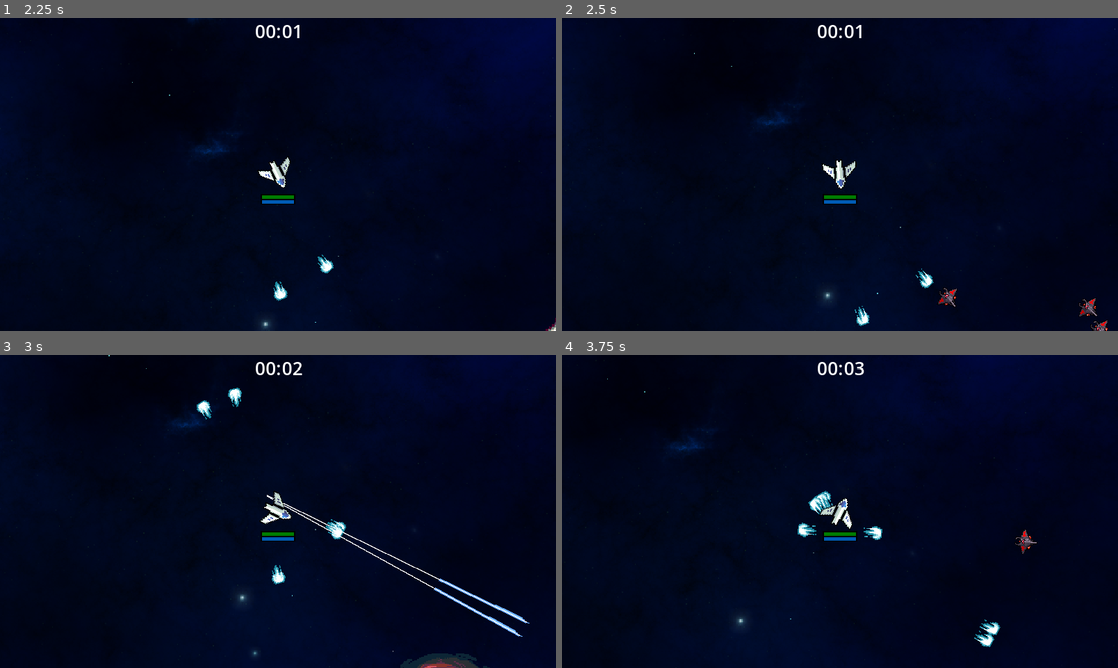
Above: before the commit, frames 1-4 (two rows, left to right).
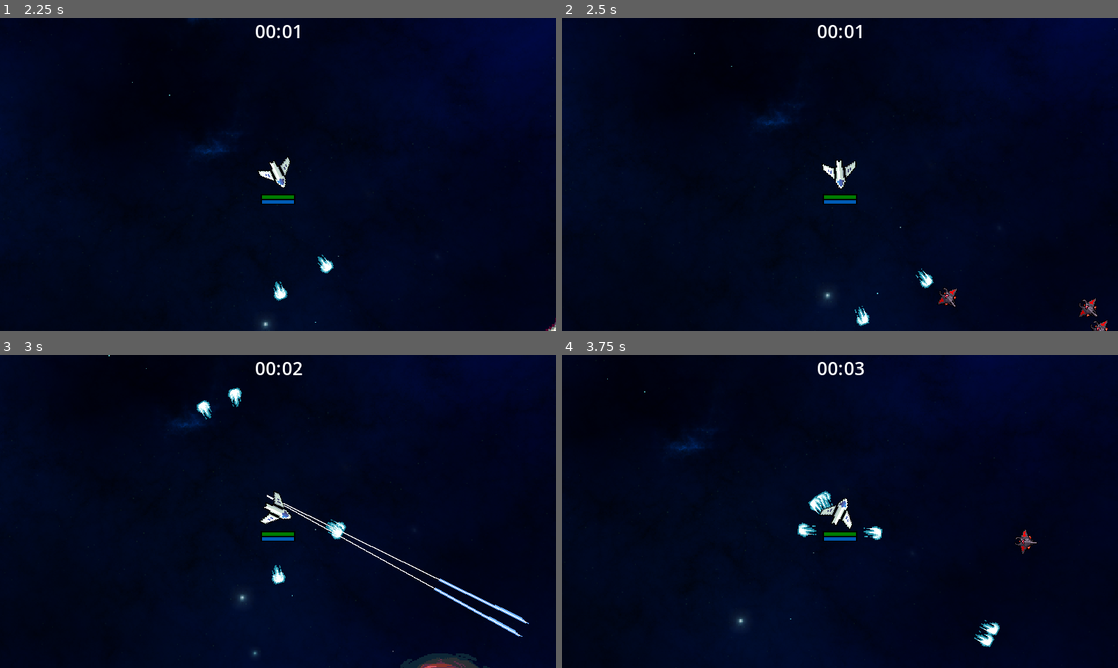
Above: after the commit, the same moments.

Repository: nathanchevenard/GodotSurvivor
Game: Godot game, scene res://Scenes/Settings/Settings.tscn
Two runs of this game, one before a commit and one after it. Both use one fixed random seed, a clock stepped at 60 frames per second and the inputs below.
Inputs (mouse positions are in pixels of both pictures, inside the frame that each line leads up to):
- Up to frame 1 (2.25 s): click "Play" at 0.5 s; tap Enter at 1.25 s; move the mouse to (400, 158) at 1.27 s; press the mouse at (400, 158) at 1.28 s; hold Right (move_right) 1.28-2.03 s; move the mouse to (166, 190) at 2.02 s; release the mouse at (166, 190) at 2.03 s; hold Down (move_down) from 2.03 s (still down); click (166, 190) at 2.1 s
- Up to frame 2 (2.5 s): keep holding Down (move_down)
- Up to frame 3 (3 s): move the mouse to (333, 442) at 2.77 s; release Down (move_down) at 2.78 s; press the mouse at (333, 442) at 2.78 s; hold Right (move_right) from 2.78 s (still down)
- Up to frame 4 (3.75 s): move the mouse to (812, 574) at 3.52 s; release Right (move_right) at 3.53 s; release the mouse at (812, 574) at 3.53 s; hold Up (move_up) from 3.53 s (still down); click (812, 574) at 3.6 s

Frame 1 is identical in both runs. In frame 2, less than 0.1% of the frame differs, in the area x 92-97%, y 89-96%; in frame 3, 0.1%, in the area x 49-96%, y 45-86%; in frame 4, less than 0.1%.

Commit message:
Added debug options

Diff:
--- a/Scenes/Asteroid/Asteroid.tscn
+++ b/Scenes/Asteroid/Asteroid.tscn
@@ -34,14 +34,12 @@
 radius = 15.0333
 
 [node name="Asteroid" type="CharacterBody2D" groups=["Obstacle"]]
-scale = Vector2(1.89109, 1.89109)
+scale = Vector2(1.07612, 1.07612)
 collision_layer = 8
 collision_mask = 3
 script = ExtResource("1_1nkik")
 size = 2
-direction = Vector2(0.977647, 0.210254)
-attack = null
-cooldown = null
+direction = Vector2(0.981614, 0.190875)
 asteroid_size_array = Array[ExtResource("2_papve")]([SubResource("Resource_ev82s"), SubResource("Resource_v5go4"), SubResource("Resource_8hw04")])
 
 [node name="Sprite2D" type="Sprite2D" parent="."]
--- a/Scenes/Level/Level.tscn
+++ b/Scenes/Level/Level.tscn
@@ -9,6 +9,7 @@
 [ext_resource type="Texture2D" uid="uid://o3f1c781hx7w" path="res://Sprites/BlackHole.png" id="7_kfec1"]
 [ext_resource type="PackedScene" uid="uid://c8fd3xjj47eai" path="res://Scenes/Enemy/Broodling.tscn" id="8_xwq3q"]
 [ext_resource type="Script" path="res://Scripts/UI/GameStatistic.gd" id="9_pcfry"]
+[ext_resource type="Script" path="res://Scripts/Utility/DebugOptions.gd" id="10_2qfsf"]
 
 [node name="Level" type="Node2D"]
 script = ExtResource("1_lh7mg")
@@ -19,6 +20,10 @@
 direction_random_variation = 15.0
 enemy_incrementation_threshold = 25
 enemy_spawn_number = 2
+
+[node name="DebugOptions" type="Node" parent="."]
+script = ExtResource("10_2qfsf")
+player_immortal = true
 
 [node name="Player" parent="." instance=ExtResource("1_tqgfm")]
 
--- a/Scripts/Asteroid/Asteroid.gd
+++ b/Scripts/Asteroid/Asteroid.gd
@@ -52,6 +52,8 @@
 
 	speed = randf_range(speed_min, speed_max)
 
+	Level.instance.asteroids.append(self)
+
 
 func _physics_process(delta):
 	var velocity : Vector2 = speed * direction * delta
@@ -68,6 +70,7 @@
 
 
 func destroy() -> void:
+	Level.instance.asteroids.erase(self)
 	destroyed.emit()
 	queue_free()
 
--- a/Scripts/Character/Enemy/Enemy.gd
+++ b/Scripts/Character/Enemy/Enemy.gd
@@ -6,6 +6,10 @@
 
 var characters_in_range : Array[Character] = []
 var current_cooldown : float = 0.0
+
+func _init():
+	Level.instance.enemies.append(self)
+
 
 # Called every frame. 'delta' is the elapsed time since the previous frame.
 func _physics_process(delta):
@@ -44,3 +48,8 @@
 	var character : Character = body as Character
 	if character != null && characters_in_range.has(character):
 		characters_in_range.erase(character)
+
+
+func destroy():
+	Level.instance.enemies.erase(self)
+	super()
--- a/Scripts/Character/Player/player.gd
+++ b/Scripts/Character/Player/player.gd
@@ -1,7 +1,7 @@
 extends Character
 class_name Player
 
-@export var is_god_mode : bool = false
+@export var is_immortal : bool = false
 @export var attack_speed : float = 1
 
 @export var projectile_scene : PackedScene
@@ -55,7 +55,7 @@
 
 
 func destroy() -> void:
-	if is_god_mode == true:
+	if is_immortal == true:
 		return
 
 	super()
--- a/Scripts/Level/Level.gd
+++ b/Scripts/Level/Level.gd
@@ -24,12 +24,16 @@
 @export var enemy_spawn_number : int = 1
 
 var asteroids : Array[Asteroid]
+var enemies : Array[Enemy]
+
+var toggle_asteroids : bool = true
+var toggle_enemies : bool = true
 
 static var instance : Level = null
 
 signal game_end
 
-func _ready():
+func _init():
 	if instance != null:
 		push_warning("Multiple instances of Level tried to instantiate.")
 		return
@@ -37,7 +41,15 @@
 	instance = self
 
 
+func _process(delta):
+	print("enemies: " + str(enemies.size()))
+	print("asteroids: " + str(asteroids.size()))
+
+
 func _on_obstacle_spawn_timer_timeout():
+	if toggle_asteroids == false:
+		return
+
 	spawn_asteroid_on_border()
 
 
@@ -48,19 +60,10 @@
 		spawn_scene_around_position(asteroid_scene, player.global_position)
 
 
-func spawn_asteroid(pos: Vector2, dir: Vector2, size: Asteroid.ASTEROID_SIZE) -> void:
-	var asteroid : Asteroid = asteroid_scene.instantiate()
-	enemy_handler.add_child.call_deferred((asteroid))
+func _on_enemy_spawn_timer_timeout():
+	if toggle_enemies == false:
+		return
 
-	asteroid.position = pos
-	asteroid.direction = dir
-	asteroid.size = size
-	asteroids.append(asteroid)
-
-	asteroid.destroyed.connect(on_asteroid_destroy.bind(asteroid))
-
-
-func _on_enemy_spawn_timer_timeout():
 	var players : Array[Node] = get_tree().get_nodes_in_group("Player")
 
 	for i in range(enemy_spawn_number):
@@ -85,21 +88,6 @@
 	#enemy.destroyed.connect(on_asteroid_destroy.bind(enemy))
 
 
-func on_asteroid_destroy(asteroid: Asteroid) -> void:
-	if asteroid.size > 0:
-		var nb_spawn = randi_range(0, 3)
-
-		for i in range(nb_spawn):
-			var rotation_variance_rad = deg_to_rad(direction_random_variation)
-			var direction_rotation = 2 * randf_range(-rotation_variance_rad, rotation_variance_rad)
-			var dir = asteroid.direction.rotated(direction_rotation)
-
-			spawn_asteroid(asteroid.global_position, dir, asteroid.size - 1)
-
-	if asteroids.has(asteroid):
-		asteroids.erase(asteroid)
-
-
 func _on_retry_button_pressed():
 	get_tree().reload_current_scene()
 
--- /dev/null
+++ b/Scripts/Utility/DebugOptions.gd
@@ -0,0 +1,26 @@
+extends Node
+class_name DebugOptions
+
+@export var player_immortal : bool = false
+@export var player_toggle_weapons : bool = true
+@export var toggle_asteroids : bool = true
+@export var toggle_enemies : bool = true
+
+var players : Array[Player]
+
+
+func _ready():
+	var nodes : Array[Node] = get_tree().get_nodes_in_group("Player")
+	players.assign(nodes)
+
+	if player_immortal == true:
+		for player in players:
+			player.is_immortal = true
+
+	print(Level.instance)
+
+	if toggle_asteroids == false:
+		Level.instance.toggle_asteroids = false
+
+	if toggle_enemies == false:
+		Level.instance.toggle_enemies = false
Not shown: 1 places in Scenes/Level/Level.tscn that only renumber resources
